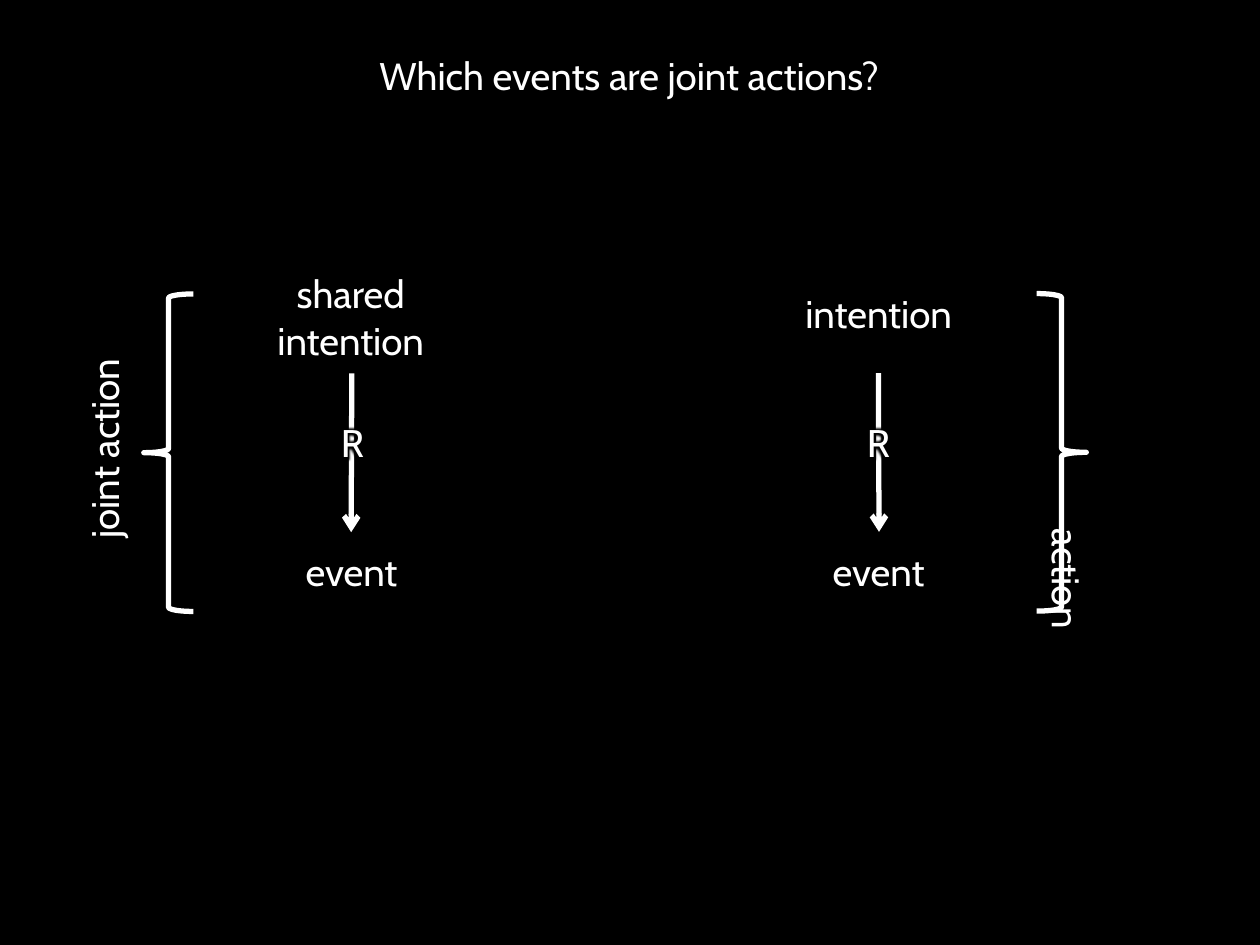
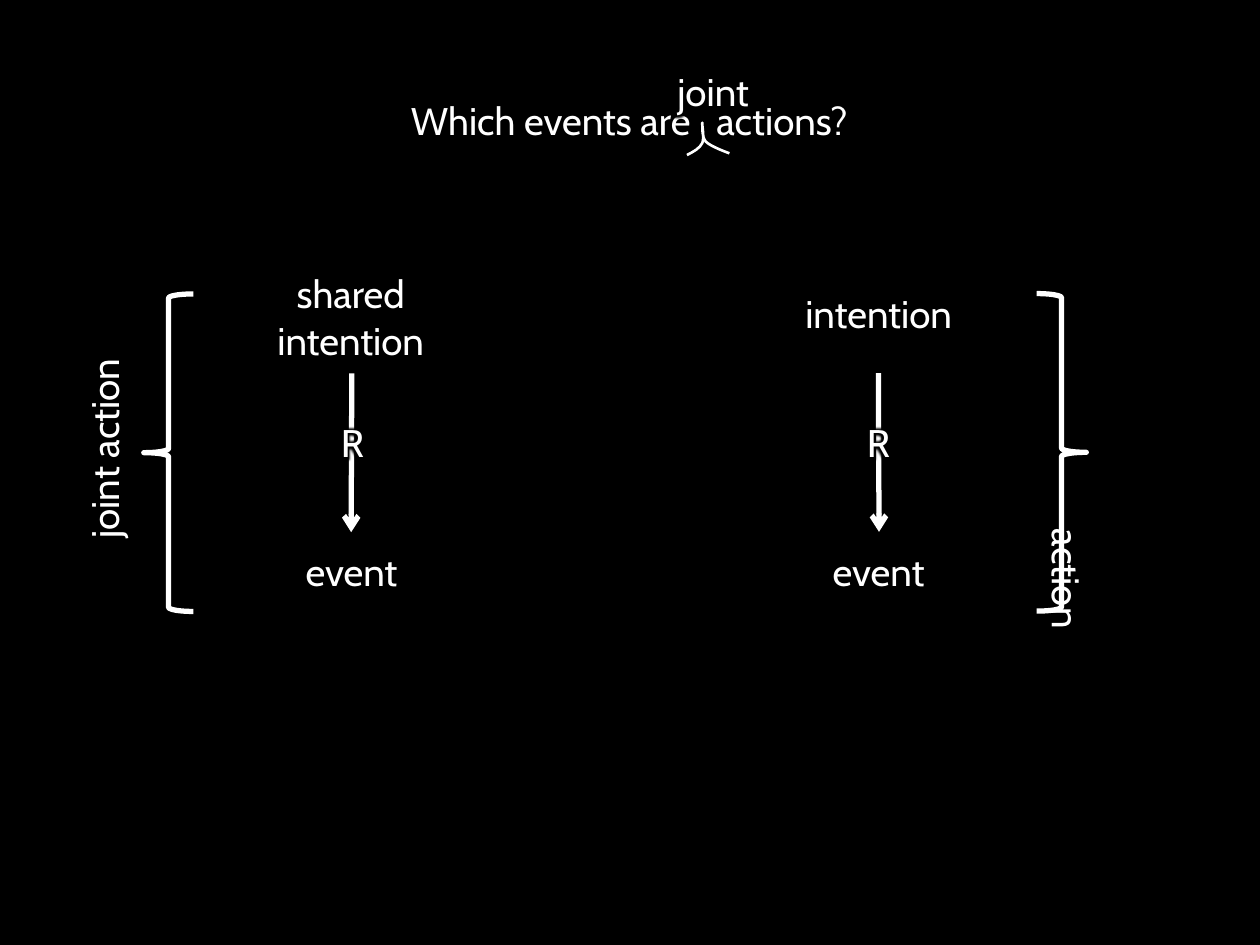
Before and after one commit to butterfill/writing, a slide deck: slide 4 of intention motor representation joint action (paper 3)/conf collective intentionality manchester 2012/motor representation and shared intention - manchester collective intentionality 2012.pptx. Drawn at 1260x945 pixels with LibreOffice and Linux fonts; fonts in the diff are those of the drawing. Boxes give left, top, right and bottom in pixels: in the first picture for what was removed or moved away, otherwise in the second. Text is boxed around its words. In the diff, an @@ line names an element or a change of style, - is before the commit and + after.

```diff
--- a/intention motor representation joint action (paper 3)/conf collective intentionality manchester 2012/motor representation and shared intention - manchester collective intentionality 2012.pptx
+++ b/intention motor representation joint action (paper 3)/conf collective intentionality manchester 2012/motor representation and shared intention - manchester collective intentionality 2012.pptx
@@ text added at [677,79,749,115], 22 pt, text #FFFFFF @@
+joint
@@ text at [411,103,847,136]: text changed @@
-Which events are joint actions?
+Which events are actions?
@@ freeform shape added at [687,122,730,155], outline #FFFFFF 1.5 pt @@
```
Also in this commit, not shown: 12 other slides changed, 18 slides added, 1 slide removed, 3 other files.
